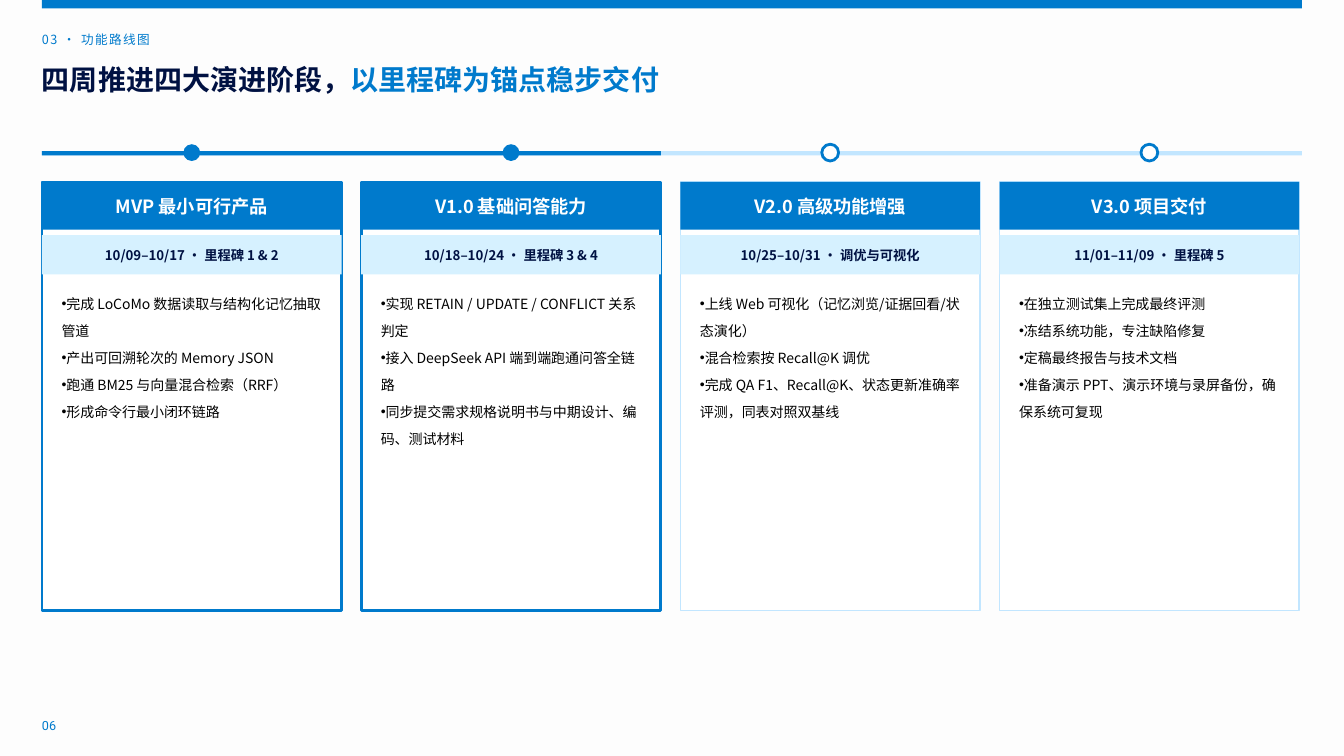
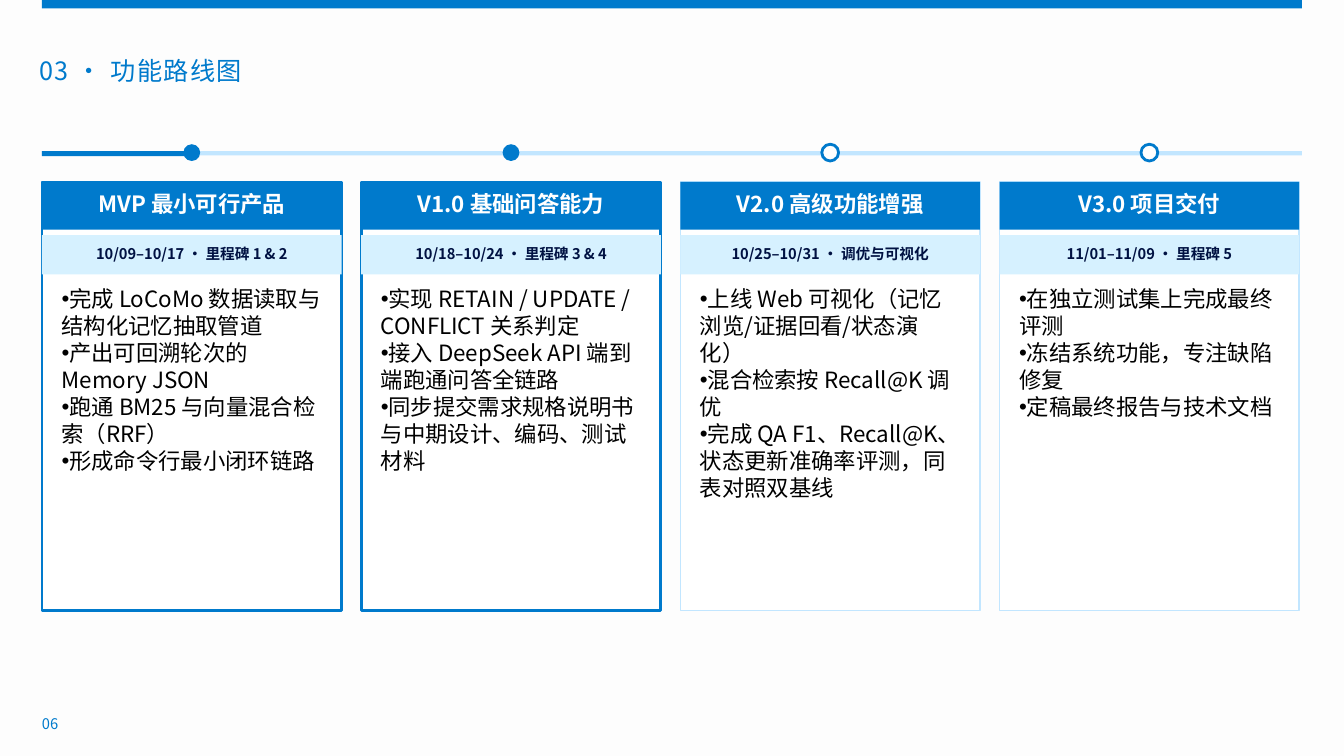
Before and after one commit to Chenyyyyyy666/ZJU-Software-Requirements-Engineering-Project, a slide deck: slide 6 of slides/proposal_ppt.pptx. Drawn at 1344x756 pixels with LibreOffice and Linux fonts; fonts in the diff are those of the drawing. Boxes give left, top, right and bottom in pixels: in the first picture for what was removed or moved away, otherwise in the second. Text is boxed around its words. In the diff, an @@ line names an element or a change of style, - is before the commit and + after.

Commit message:
docs(slides): 更新开题汇报 PPT 与导出 PDF

```diff
--- a/slides/proposal_ppt.pptx
+++ b/slides/proposal_ppt.pptx
@@ text "03 · 功能路线图": place and size @@
-text "03 · 功能路线图" at [81, 33, 150, 45]
+text "03 · 功能路线图" at [39, 58, 242, 82]
@@ text "03 · 功能路线图" at [39, 58, 242, 82]: size 9 to 18 pt @@
@@ text removed at [42, 66, 659, 94] @@
-四周推进四大演进阶段，以里程碑为锚点稳步交付
@@ rectangle: place and size @@
-rectangle at [42, 151, 661, 155]
+rectangle at [42, 151, 193, 156]
@@ size 13 to 16 pt in 4 elements at [98, 193, 285, 214], [418, 193, 604, 214], [737, 193, 923, 214], [1078, 193, 1220, 214] @@
@@ size 9.5 to 10.5 pt in 4 elements at [96, 245, 288, 264], [415, 246, 607, 262], [732, 246, 929, 262], [1067, 245, 1232, 264] @@
@@ size 10 to 16 pt in 4 elements at [62, 288, 321, 471], [381, 288, 635, 471], [700, 288, 960, 498], [1019, 288, 1273, 417] @@
@@ text at [1019, 378, 1276, 418]: paragraph removed @@
-• 准备演示 PPT、演示环境与录屏备份，确保系统可复现
@@ text "06" at [42, 718, 58, 729]: size 9 to 10.5 pt, font Roboto to Noto Sans CJK SC @@
```
Also in this commit, not shown: 8 other slides changed, 1 slide added, 1 slide removed, 1 other file.
